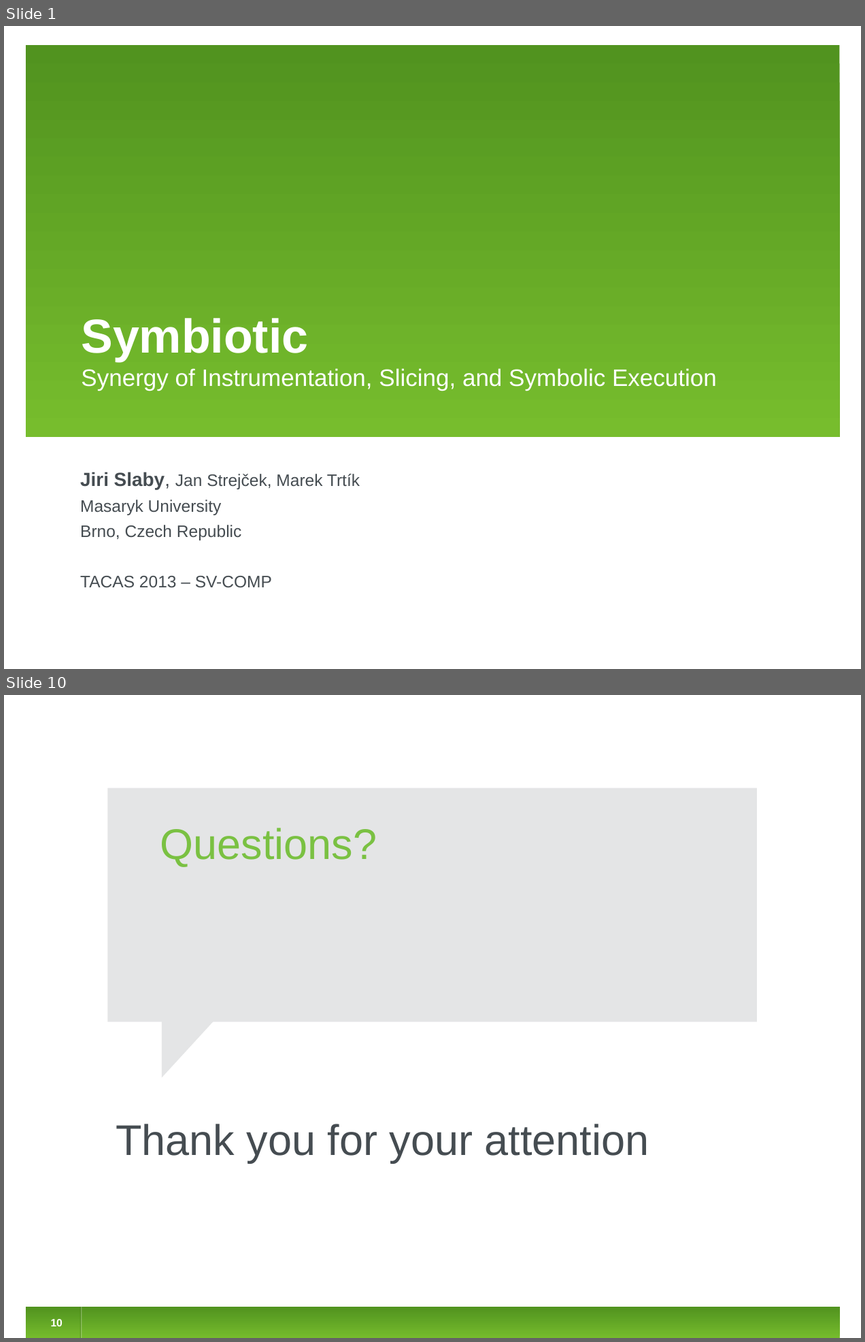
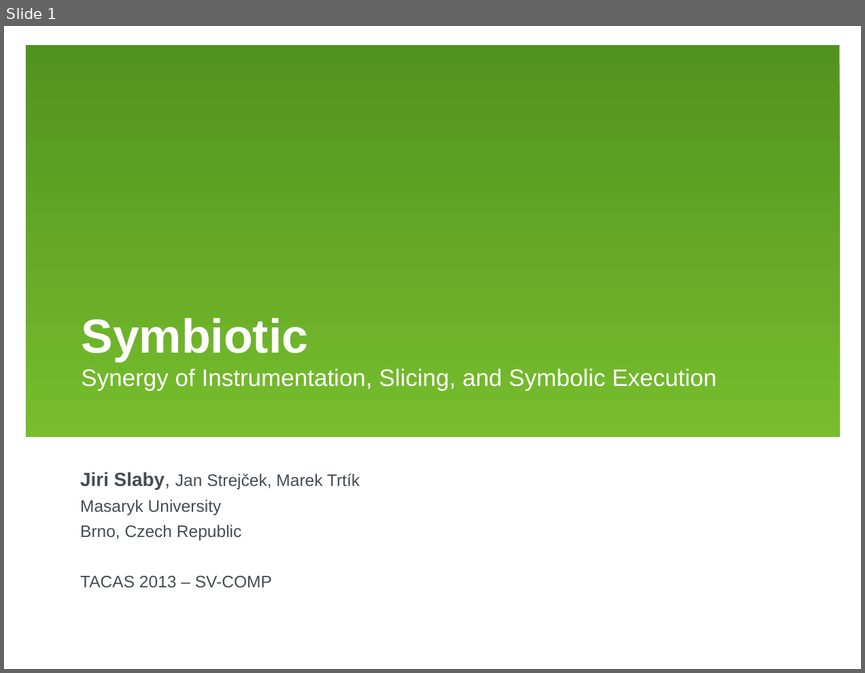
Before and after one commit to jirislaby/writings, a slide deck: presentations/tacas2013.odp. Shown one above the other, each under a label of ours: slides 1 and 10 before the commit, slide 1 after it; the slides between them are not shown. The pictures are 865x1342 and 865x673 pixels, drawn with LibreOffice and Linux fonts; fonts in the diff are those of the drawing. Boxes give left, top, right and bottom in pixels: in the first picture for what was removed or moved away, otherwise in the second. Text is boxed around its words. In the diff, an @@ line names an element or a change of style, - is before the commit and + after.

```diff
--- a/presentations/tacas2013.odp
+++ b/presentations/tacas2013.odp
@@ slide 10 removed at (4,695,861,1338), background #FFFFFF @@
@@ rectangle removed at (107,787,757,1021) @@
@@ text removed at (160,828,377,867) @@
-Questions?
@@ right triangle removed at (162,1015,218,1077) @@
@@ text removed at (116,1123,649,1162) @@
-Thank you for your attention
@@ rectangle removed at (26,1307,839,1338) @@
@@ page number removed at (51,1319,63,1326) @@
-10
@@ line removed from (80, 1307) to (80, 1338) @@
@@ line removed from (81, 1307) to (81, 1338) @@
```
Also in this commit, not shown: 4 slides changed, 8 slides added, 4 other slides removed.
